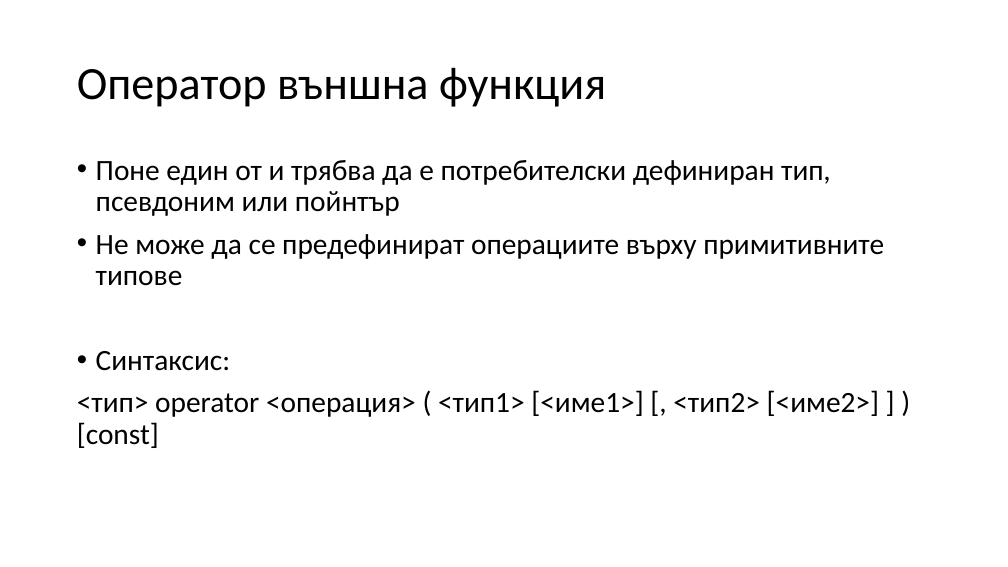
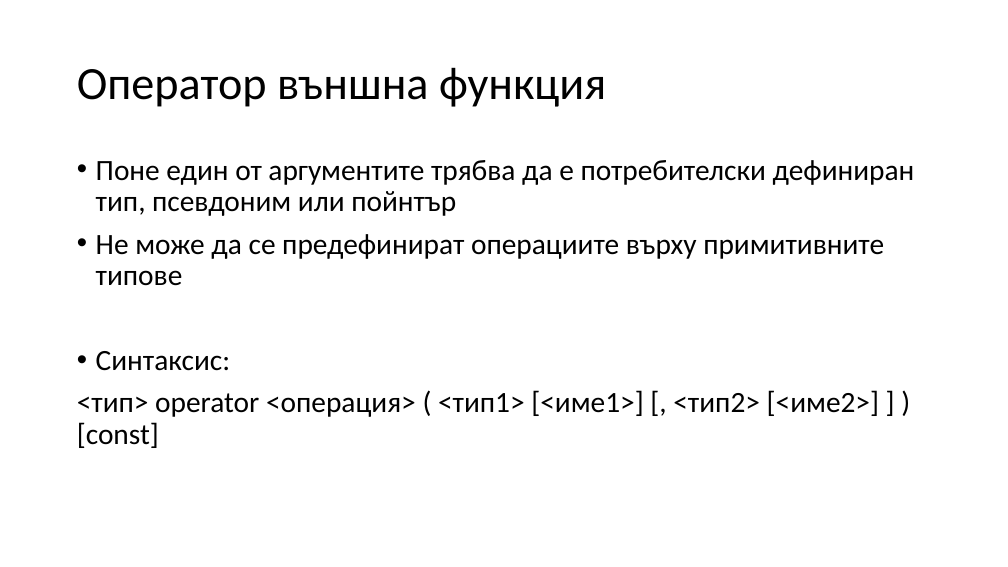
Before and after one commit to Mapmo/Uni-CPP, a slide deck: slide 19 of Object-Oriented Programming/Consultation 2/Consultation2.pptx. Drawn at 1008x567 pixels with LibreOffice and Linux fonts; fonts in the diff are those of the drawing. Boxes give left, top, right and bottom in pixels: in the first picture for what was removed or moved away, otherwise in the second. Text is boxed around its words. In the diff, an @@ line names an element or a change of style, - is before the commit and + after.

```diff
--- a/Object-Oriented Programming/Consultation 2/Consultation2.pptx
+++ b/Object-Oriented Programming/Consultation 2/Consultation2.pptx
@@ text at box(96, 160, 915, 216): text changed @@
-• Поне един от и трябва да е потребителски дефиниран тип, псевдоним или пойнтър
+• Поне един от аргументите трябва да е потребителски дефиниран тип, псевдоним или пойнтър
```
Also in this commit, not shown: 11 other slides changed, 1 slide removed, 2 other files.
